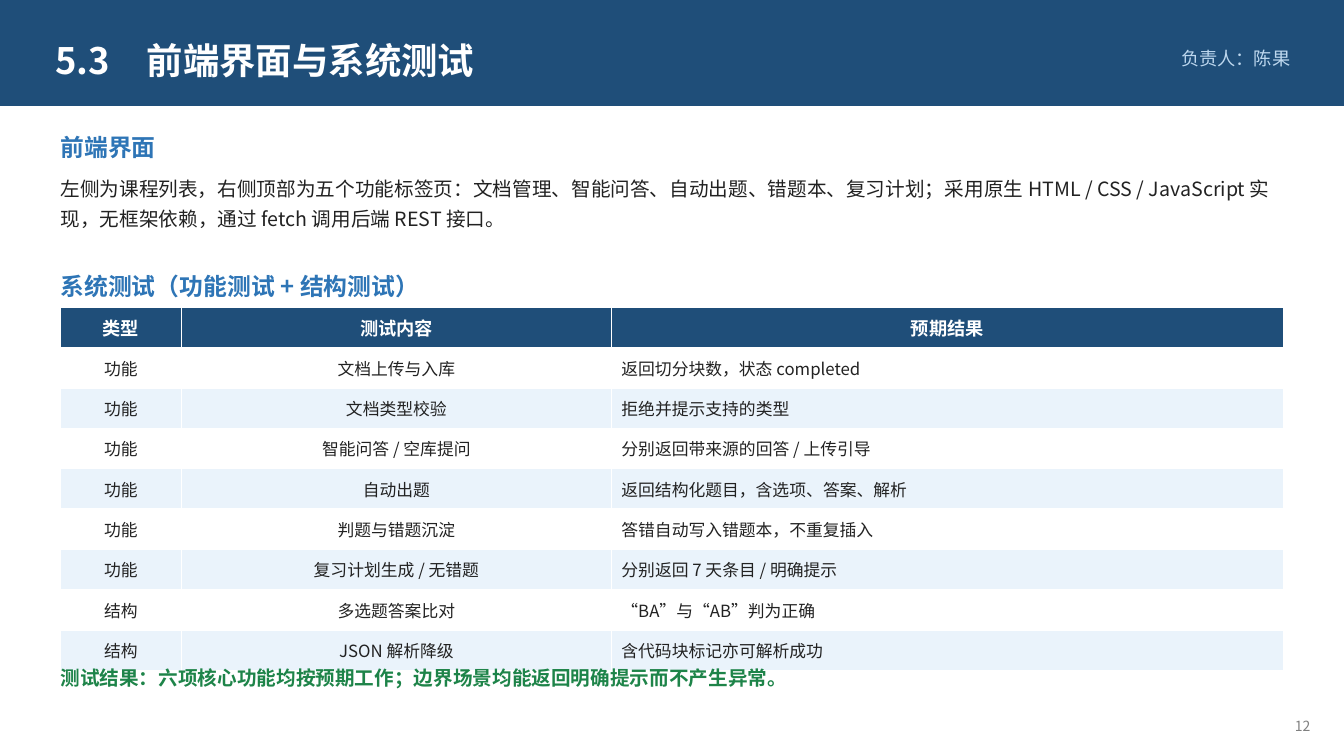
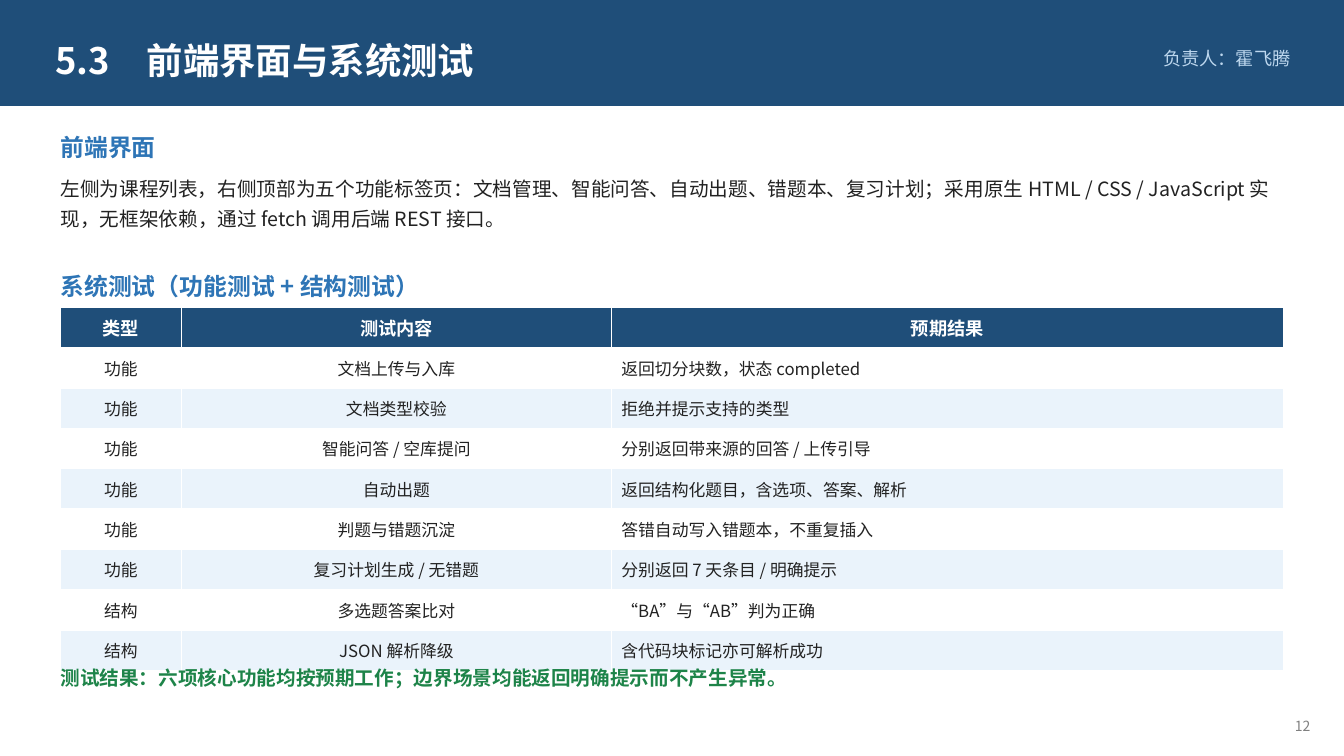
Before and after one commit to xingkongzcj/langchain_agent, a slide deck: slide 12 of defense/智学助手-课程设计答辩.pptx. Drawn at 1344x756 pixels with LibreOffice and Linux fonts; fonts in the diff are those of the drawing. Boxes give left, top, right and bottom in pixels: in the first picture for what was removed or moved away, otherwise in the second. Text is boxed around its words. In the diff, an @@ line names an element or a change of style, - is before the commit and + after.

```diff
--- a/defense/智学助手-课程设计答辩.pptx
+++ b/defense/智学助手-课程设计答辩.pptx
@@ text at <box>1163,50,1290,67</box>: text changed @@
-负责人：陈果
+负责人：霍飞腾
```
Also in this commit, not shown: 9 other slides changed, 1 other file.
